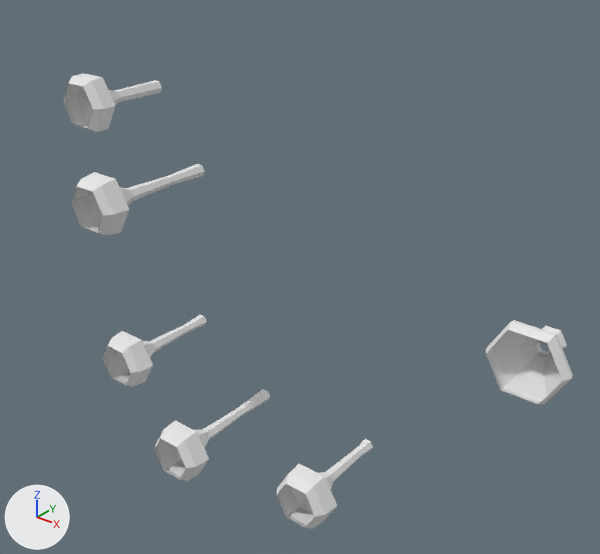
Renders of the OBJ model assets/models/level/mushroom/model.obj from each side of a commit.
Before and after are seen from a 50 mm lens placed at (11.3, -172.4, 92.6), pointed at (-109.6, -21.3, -1.1). The axes (+X, +Y, +Z) are drawn at lower left. The lights are the same throughout. The picture after the commit comes second. Where no turn or scale is listed for an object, it has been applied to the vertices.

Objects in the first picture: 'mushroomMesh'.
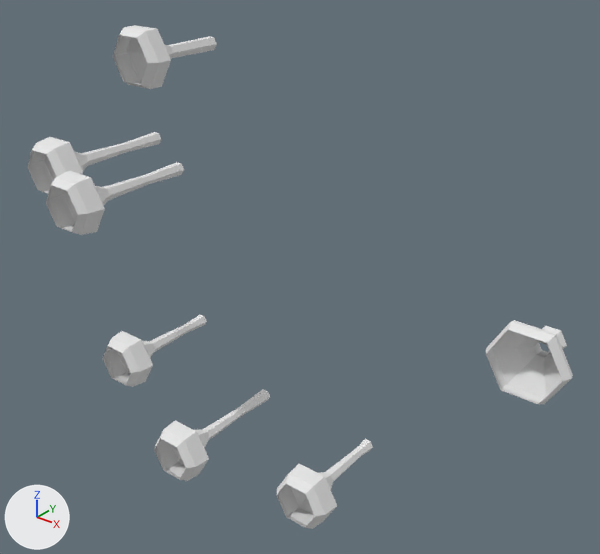
What the commit changed:
me_mushroommesh is used by ob_mushroommesh; location (0.0, 0.0, 0.0).
me_mushroommesh had 240 vertices, 408 faces and spanned x -187.0..-37.0, y -47.0..0.0, z -68.0..42.0.
me_mushroommesh now has 282 vertices, 480 faces and spans x -188.0..-37.0, y -53.0..0.0, z -68.0..58.0.
me_mushroommesh part 1: the loose piece of 42 vertices spanning x -170.0..-153.0, y -47.0..-5.0, z 5.0..20.0 is copied, and the copy is moved by (-2.0, -6.0, 2.0); it spans x -172.0..-155.0, y -53.0..-11.0, z 7.0..22.0.
Part 2, on me_mushroommesh:
20 vertices in x -170.0..-153.0, y -47.0..-17.0, z 5.0..20.0 move by (-18.0, 0.0, 6.0).
15 vertices in x -186.0..-171.0, y -33.0..-3.0, z 28.0..42.0 move by (24.0, 0.0, 15.0).
11 vertices in x -187.0..-172.0, y -33.0..-19.0, z 28.0..42.0 move by (23.0, 0.0, 15.0).
10 vertices in x -166.0..-157.0, y -47.0..-17.0, z 5.0..20.0 move by (-18.0, 0.0, 7.0).
8 vertices in x -163.0..-159.0, y -32.0..-5.0, z 11.0..13.0 move by (-19.0, 0.0, 6.0).
6 vertices in x -180.0..-175.0, y -27.0..-3.0, z 27.0..42.0 move by (24.0, 0.0, 16.0).
8 vertices move from x -183.0..-160.0, y -32.0..-5.0, z 14.0..42.0 to x -181.0..-155.0, y -32.0..-5.0, z 21.0..58.0.

Location of each change, [x1, y1, x2, y2] in pixels of the pictures (600 x 554 px; the box of a moved part takes in the faces that stretch with it):
'mushroomMesh', reshaped (7% wider, 11% taller)
    before: [63, 73, 573, 529]
    after: [27, 25, 573, 529]
part 1 of me_mushroommesh, added
    after: [46, 162, 184, 235]
part 2 of me_mushroommesh, moved or reshaped
    before: [63, 73, 205, 235]
    after: [27, 25, 217, 193]
